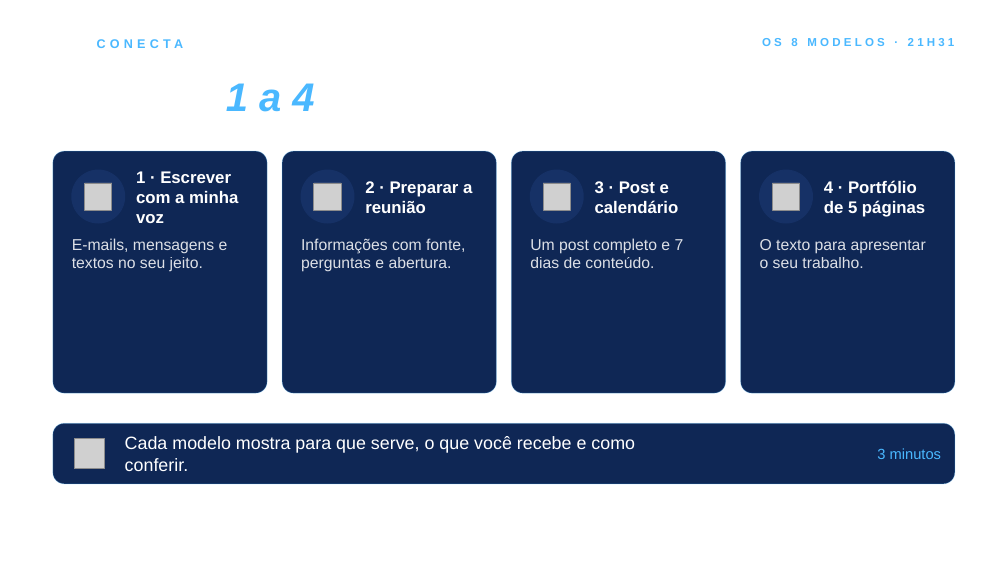
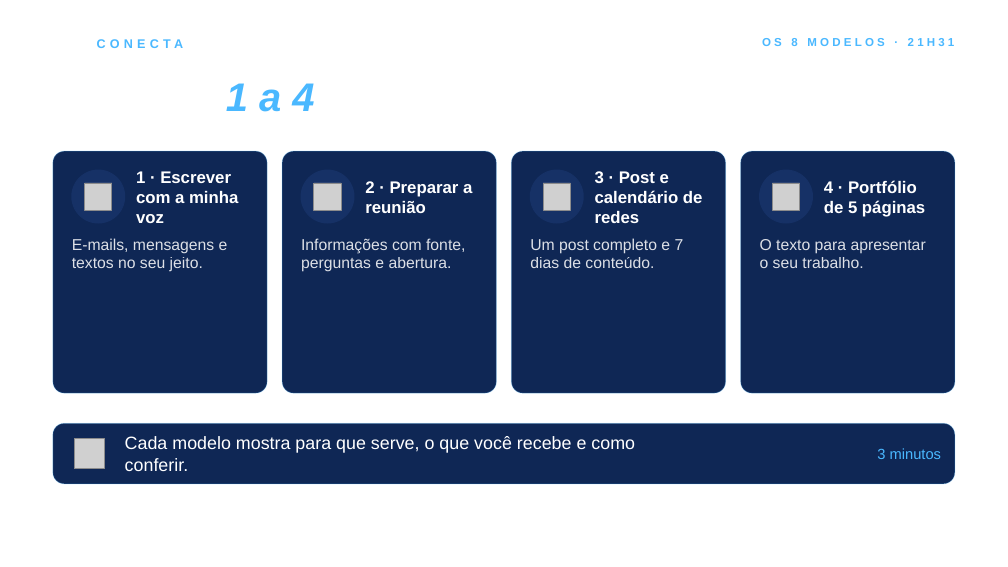
Before and after one commit to acatauassu/conecta, a slide deck: slide 2 of M9 - Connect Pack e fechamento/M9-slides.pptx. Drawn at 1008x567 pixels with LibreOffice and Linux fonts; fonts in the diff are those of the drawing; grey boxes stand for pictures; background and template pictures are left out. Boxes give left, top, right and bottom in pixels: in the first picture for what was removed or moved away, otherwise in the second. Text is boxed around its words. In the diff, an @@ line names an element or a change of style, - is before the commit and + after.

```diff
--- a/M9 - Connect Pack e fechamento/M9-slides.pptx
+++ b/M9 - Connect Pack e fechamento/M9-slides.pptx
@@ text at (595, 171, 703, 223): text changed @@
-3 · Post e calendário
+3 · Post e calendário de redes
```
Also in this commit, not shown: 4 other slides changed, 8 other files.
